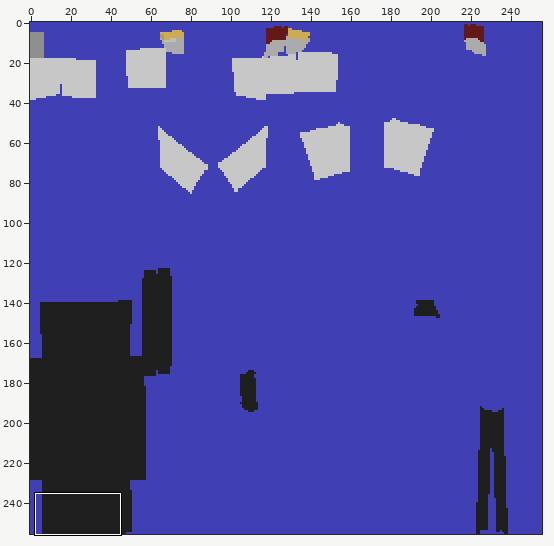
Two states of a sprite sheet, Maya/sourceimages/3dPaintTextures/Jeep2/JeepBodyShape_color.png. Above: a wide view before the commit, with the close-up outlined.
Close-up. As it was:
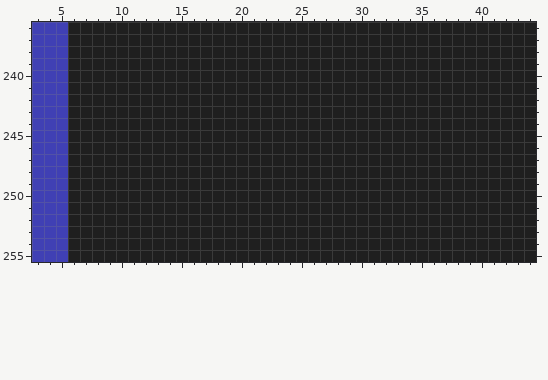
The file is 256x256 pixels. Colours within 5 levels of each other are drawn and written as one. Shown: x 3..44, y 236..255. The commit also changed other parts of the picture, which this record leaves out.
The result:
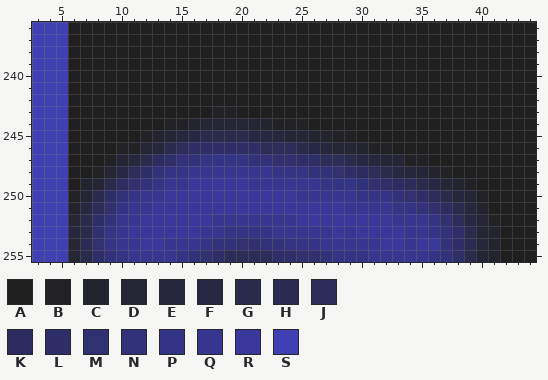
Palette (. is transparent): A #1f1f1f  B #222226  C #24242f  D #252535  E #26263c  F #272743  G #2a2a4d  H #2a2a53  J #2c2c59  K #2c2c60  L #2e2e68  M #313170  N #32327b  P #343486  Q #363691  R #38389b  S #4040b4
What changed:
@@ x 3..44 @@
 242 SSSAAAAAAAAAAAAAAAAAAAAAAAAAAAAAAAAAAAAAAA
-243 SSSAAAAAAAAAAAAAAAAAAAAAAAAAAAAAAAAAAAAAAA
-244 SSSAAAAAAAAAAAAAAAAAAAAAAAAAAAAAAAAAAAAAAA
-245 SSSAAAAAAAAAAAAAAAAAAAAAAAAAAAAAAAAAAAAAAA
-246 SSSAAAAAAAAAAAAAAAAAAAAAAAAAAAAAAAAAAAAAAA
-247 SSSAAAAAAAAAAAAAAAAAAAAAAAAAAAAAAAAAAAAAAA
-248 SSSAAAAAAAAAAAAAAAAAAAAAAAAAAAAAAAAAAAAAAA
-249 SSSAAAAAAAAAAAAAAAAAAAAAAAAAAAAAAAAAAAAAAA
-250 SSSAAAAAAAAAAAAAAAAAAAAAAAAAAAAAAAAAAAAAAA
-251 SSSAAAAAAAAAAAAAAAAAAAAAAAAAAAAAAAAAAAAAAA
-252 SSSAAAAAAAAAAAAAAAAAAAAAAAAAAAAAAAAAAAAAAA
-253 SSSAAAAAAAAAAAAAAAAAAAAAAAAAAAAAAAAAAAAAAA
-254 SSSAAAAAAAAAAAAAAAAAAAAAAAAAAAAAAAAAAAAAAA
-255 SSSAAAAAAAAAAAAAAAAAAAAAAAAAAAAAAAAAAAAAAA
+243 SSSAAAAAAAAAAAABBAAAAAAAAAAAAAAAAAAAAAAAAA
+244 SSSAAAAAAAABBCDDDDDCBBBAAAAAAAAAAAAAAAAAAA
+245 SSSAAAAAABCDEFGGGGFFEDDCCBBAAAAAAAAAAAAAAA
+246 SSSAAAABBDEGJLLLLLLJJJGFEDDCBBAAAAAAAAAAAA
+247 SSSAAABDEGKLNNPPPPNNMMLLJJGFEDDBBAAAAAAAAA
+248 SSSAABDFJLNPPQQQQQQQPPPNNMLKJGFEDCBAAAAAAA
+249 SSSACDGKMNPQQRRRRRQQQQQQPPPNMLKJGFDCBAAAAA
+250 SSSBDGLNPQQRRRRRRRRRRRQQQQQPPPNMLJGEDBAAAA
+251 SSSCFJMPQQRRRRRRRRRRRRRRRRQQQQPPNMKGECAAAA
+252 SSSDGLNQQRRRRRRQQQQQQQRRRRRRRRQQQPMJFDBAAA
+253 SSSEGMPQRRRRRRQQPPPPQQQQQRQRRRRQQPNLGDCAAA
+254 SSSDHMPQQRRQQQPNNMMNNPPPQQQQQRRQRRNLHECAAA
+255 SSSDGLNPQQQQPNMLJJJJLLMMNPPPQQQQQPNLGDCAAA
